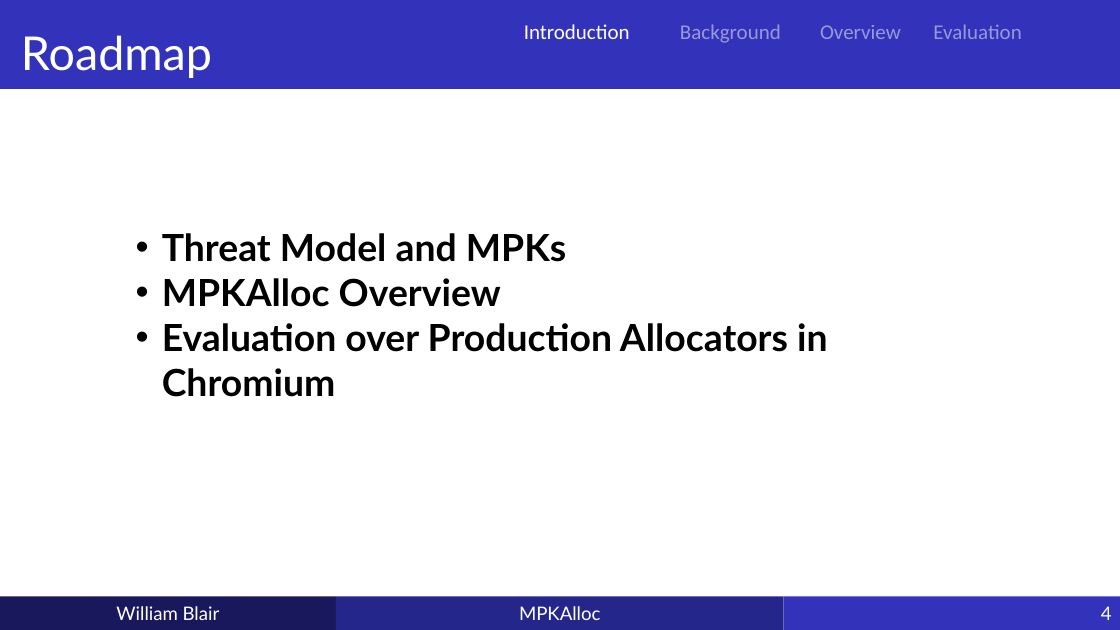
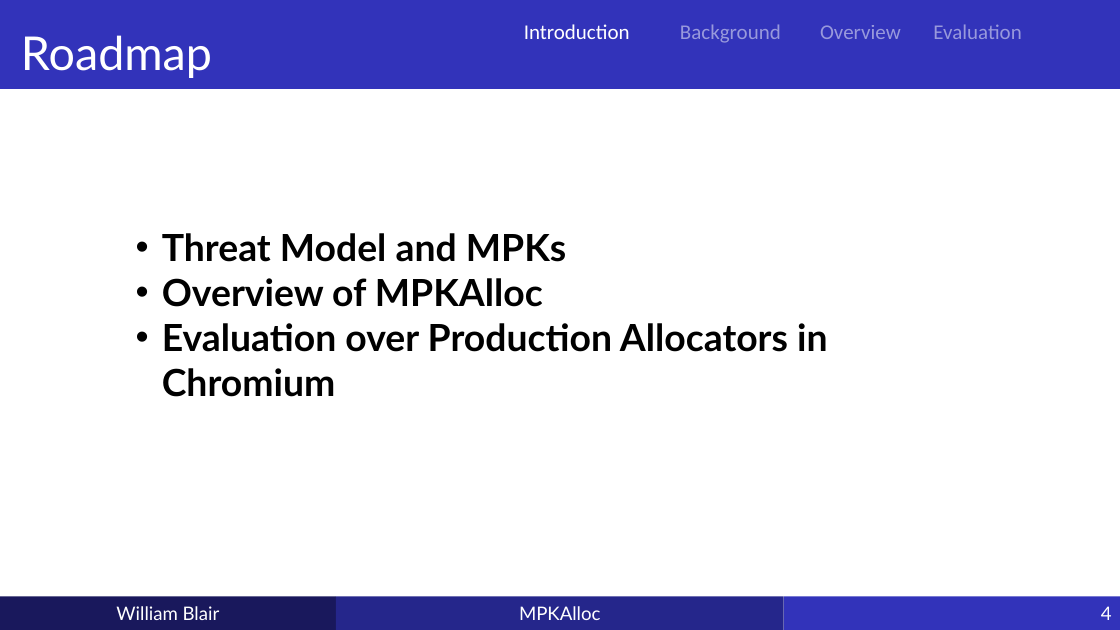
Before and after one commit to wdblair/wdblair.github.io, a slide deck: slide 4 of static/mpkalloc.pptx. Drawn at 1120x630 pixels with LibreOffice and Linux fonts; fonts in the diff are those of the drawing. Boxes give left, top, right and bottom in pixels: in the first picture for what was removed or moved away, otherwise in the second. Text is boxed around its words. In the diff, an @@ line names an element or a change of style, - is before the commit and + after.

```diff
--- a/static/mpkalloc.pptx
+++ b/static/mpkalloc.pptx
@@ text at (162,278,543,307): text changed @@
-• MPKAlloc Overview
+• Overview of MPKAlloc
```
Also in this commit, not shown: 4 other slides changed, 1 other file.
